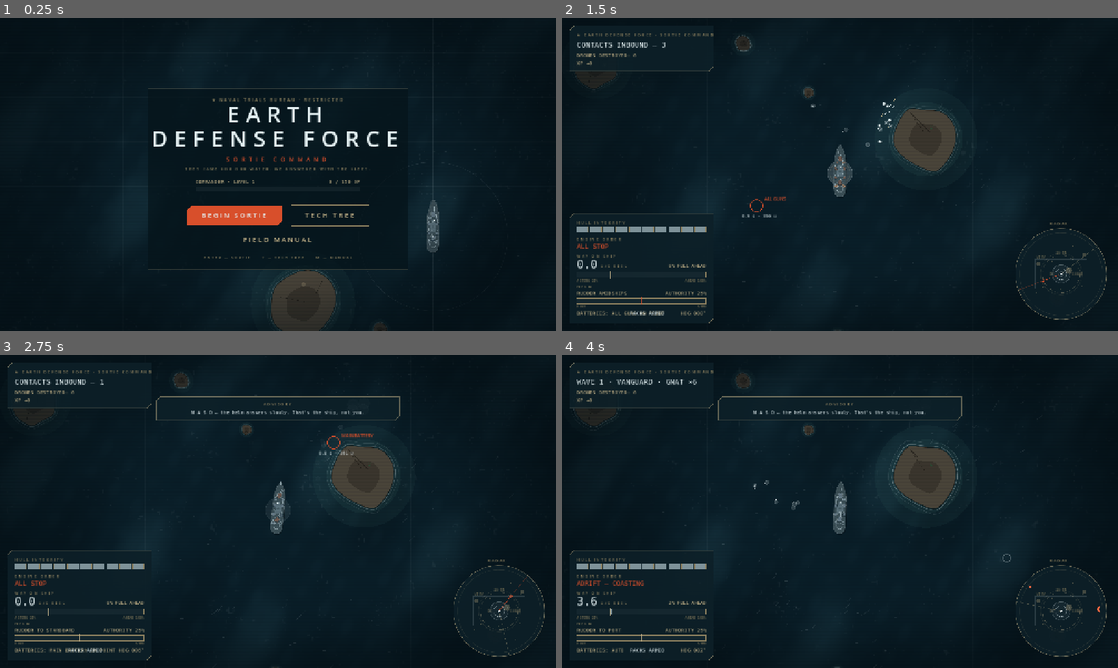
Above: before the commit, frames 1-4 (two rows, left to right).
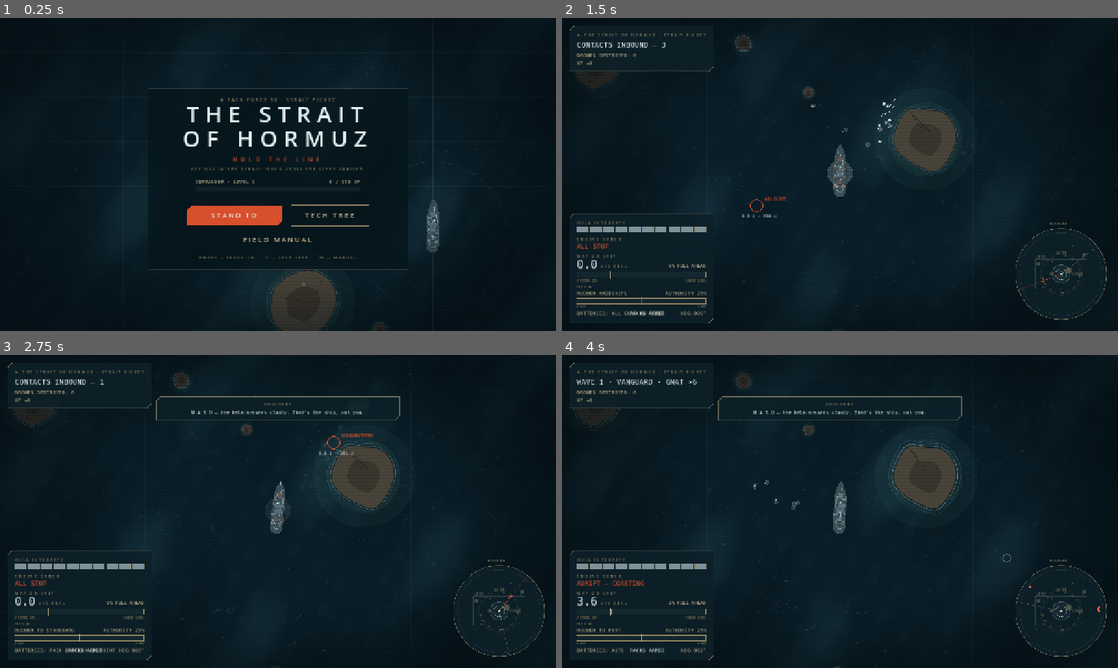
Above: after the commit, the same moments.

Repository: Jordan-Doerksen/battle-ship-game
Game: Godot game, scene res://scenes/Main.tscn
The game is run twice, just before and just after one commit, with the same random seed, the same clock (stepped at 60 frames per second) and the same inputs.
Inputs (mouse positions are in pixels of both pictures, inside the frame that each line leads up to):
- Up to frame 1 (0.25 s): no input
- Up to frame 2 (1.5 s): tap Enter (ui_accept) at 0.5 s; drag from (840, 174) to (895, 105) at 0.52 s; drag from (728, 190) to (812, 237) at 1.27 s
- Up to frame 3 (2.75 s): move the mouse to (333, 442) at 2.02 s; hold Right from 2.03 s (still down); hold Right mouse button (force_fire_large) from 2.03 s (still down)
- Up to frame 4 (4 s): release Right at 2.75 s; release Right mouse button (force_fire_large) at 2.75 s; drag from (812, 574) to (673, 464) at 2.77 s; move the mouse to (1006, 558) at 3.52 s; hold Left from 3.53 s (still down); tap W (helm_ahead) at 3.6 s; tap Enter (ui_accept) at 3.77 s

The runs differ from the first frame. In frame 1, 2.4% of the frame differs, in the area x 27-72%, y 25-77%; in frame 2, 0.1%; in frame 3, 0.1%; in frame 4, 0.1%.

Commit message:
Reskin: The Strait of Hormuz — game-facing copy
Title screen (THE STRAIT OF HORMUZ / HOLD THE LINE / 'Cut off in the strait.
Hold until the fleet arrives.' / STAND TO / TASK FORCE 50 · STRAIT PICKET),
the wave-plate header (STRAIT PICKET), and project.godot name + blurb, all in
the grounded holdout-thriller voice. Name audit: the weapons (VIGILANT/
SENTINEL/JUDGEMENT), every tech node, and the manual pages were already
grounded naval names — kept as-is; reporting names GNAT/JACKAL/VULTURE/WASP/
LAMPREY kept (NATO-style). Boss folklore names already applied. The drip
hints stay for now — they fold into the coming FLEET RADIO.

Co-Authored-By: Claude Fable 5 <noreply@anthropic.com>

Diff:
--- a/project.godot
+++ b/project.godot
@@ -10,8 +10,8 @@
 
 [application]
 
-config/name="Earth Defense Force (working title)"
-config/description="A deterministic naval wave-survival roguelite. Single battleship, AI-piloted swarms, hardpoint hull."
+config/name="The Strait of Hormuz"
+config/description="A deterministic naval wave-survival roguelite. A lone battleship, cut off holding the Strait of Hormuz against improvised swarms from air, surface, and the deep — until the relief fleet arrives."
 run/main_scene="res://scenes/Main.tscn"
 config/features=PackedStringArray("4.7", "Forward Plus")
 config/icon="res://icon.svg"
--- a/scripts/ui/StatusPlates.gd
+++ b/scripts/ui/StatusPlates.gd
@@ -9,7 +9,7 @@
 	var origin := Vector2(HelmGauges.PAD, HelmGauges.PAD)
 	g._draw_plate(origin, Vector2(HelmGauges.PLATE_W, 104.0))
 	var x := origin.x + HelmGauges.INNER
-	g._label(x, origin.y + 24.0, "★ EARTH DEFENSE FORCE · SORTIE COMMAND")
+	g._label(x, origin.y + 24.0, "★ THE STRAIT OF HORMUZ · STRAIT PICKET")
 	var line := ""
 	if g._world.run_over:
 		line = "WAVE %d — SHIP LOST" % g._world.wave
--- a/scripts/ui/TitleScreen.gd
+++ b/scripts/ui/TitleScreen.gd
@@ -61,11 +61,11 @@
 	# legible while the war shows around it
 	draw_rect(Rect2(cx - 300.0, cy - 140.0, 600.0, 416.0), Color(0.02, 0.078, 0.102, 0.72))
 	draw_rect(Rect2(cx - 300.0, cy - 140.0, 600.0, 416.0), Color(0.804, 0.729, 0.557, 0.25), false, 1.0)
-	_spaced(cx, cy - 110.0, "★ NAVAL TRIALS BUREAU · RESTRICTED", 10, BRASS_DIM, 3.0)
-	_spaced(cx, cy - 62.0, "EARTH", 52, FOAM, 14.0)
-	_spaced(cx, cy - 6.0, "DEFENSE FORCE", 52, FOAM, 14.0)
-	_spaced(cx, cy + 28.0, "SORTIE COMMAND", 13, RED, 8.0)
-	_spaced(cx, cy + 48.0, "THEY CAME FOR OUR WATER. WE ANSWERED WITH THE FLEET.", 9, BRASS_DIM, 2.5)
+	_spaced(cx, cy - 110.0, "★ TASK FORCE 50 · STRAIT PICKET", 10, BRASS_DIM, 3.0)
+	_spaced(cx, cy - 62.0, "THE STRAIT", 52, FOAM, 14.0)
+	_spaced(cx, cy - 6.0, "OF HORMUZ", 52, FOAM, 14.0)
+	_spaced(cx, cy + 28.0, "HOLD THE LINE", 13, RED, 8.0)
+	_spaced(cx, cy + 48.0, "CUT OFF IN THE STRAIT. HOLD UNTIL THE FLEET ARRIVES.", 9, BRASS_DIM, 2.5)
 	# level + XP bar
 	var lv: Dictionary = _pc.level_info(_profile.xp)
 	var bar := Rect2(cx - 190.0, cy + 86.0, 380.0, 10.0)
@@ -82,10 +82,10 @@
 	_btn_sortie = Rect2(cx - 210.0, cy + 128.0, 220.0, 48.0)
 	_btn_tree = Rect2(cx + 30.0, cy + 128.0, 180.0, 48.0)
 	_btn_manual = Rect2(cx - 120.0, cy + 190.0, 240.0, 36.0)
-	_button(_btn_sortie, "BEGIN SORTIE", true)
+	_button(_btn_sortie, "STAND TO", true)
 	_button(_btn_tree, "TECH TREE", false)
 	_button(_btn_manual, "FIELD MANUAL", false)
-	_spaced(cx, cy + 252.0, "ENTER — SORTIE     T — TECH TREE     M — MANUAL", 9, BRASS_DIM, 2.0)
+	_spaced(cx, cy + 252.0, "ENTER — STAND TO     T — TECH TREE     M — MANUAL", 9, BRASS_DIM, 2.0)
 
 func _gui_input(event: InputEvent) -> void:
 	if event is InputEventMouseButton and event.pressed and event.button_index == MOUSE_BUTTON_LEFT:
